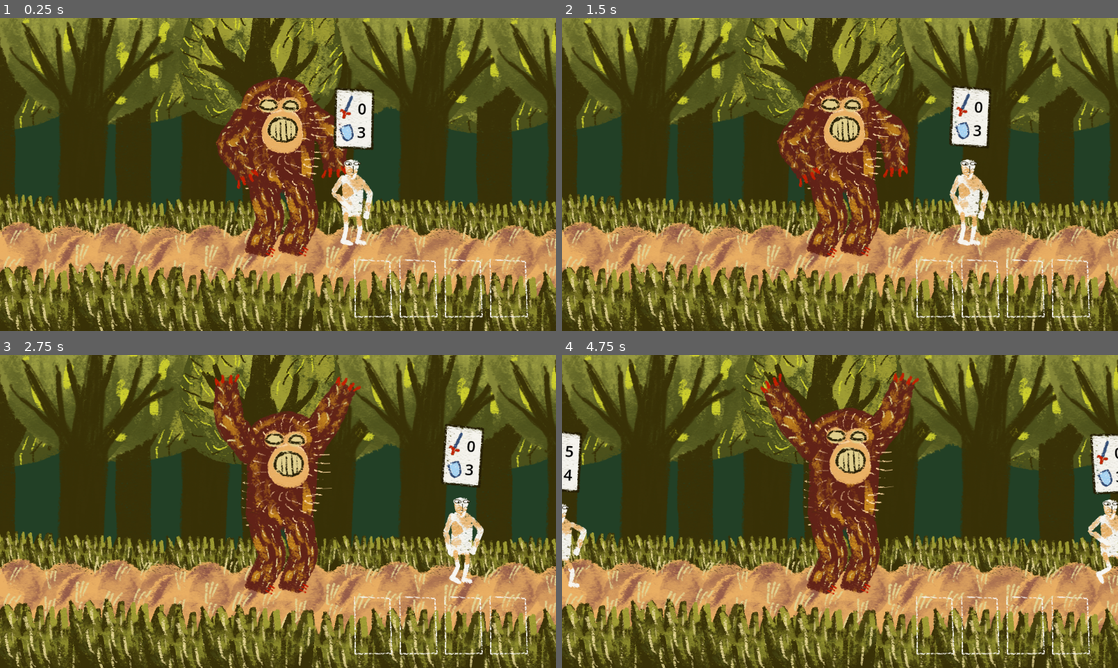
Above: before the commit, frames 1-4 (two rows, left to right).
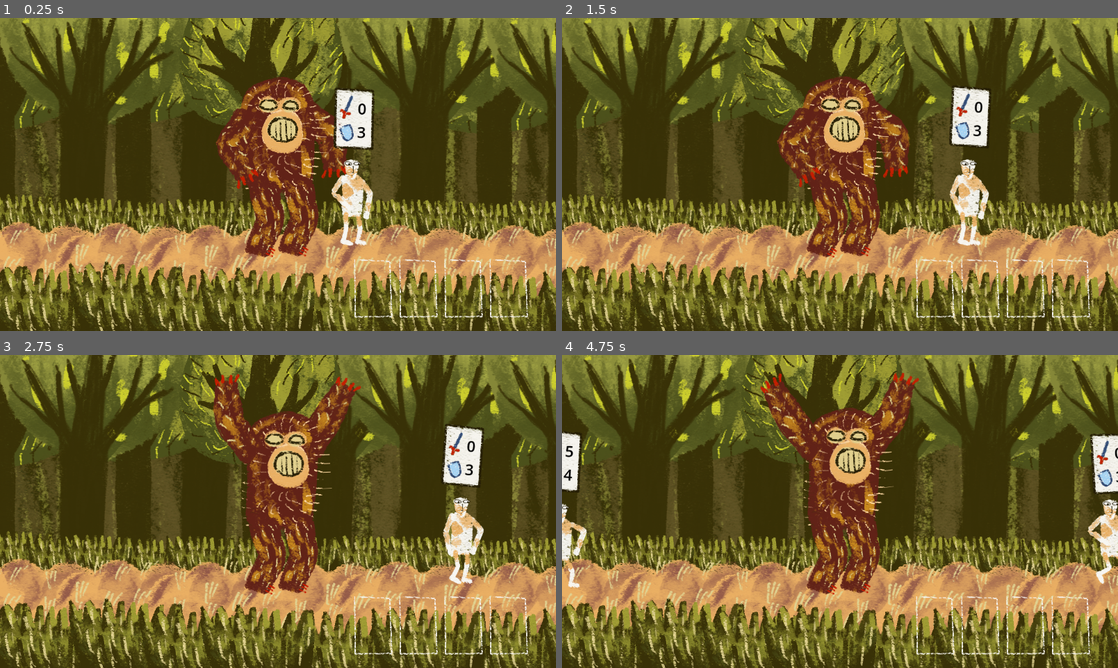
Above: after the commit, the same moments.

Repository: fguillen/The-Forest-Monster-and-the-Cards-Championship
Game: Godot game, scene res://testing/forest.tscn
Two runs of this game, one before a commit and one after it. Both use one fixed random seed, a clock stepped at 60 frames per second and the inputs below.
Inputs (mouse positions are in pixels of both pictures, inside the frame that each line leads up to):
- Up to frame 1 (0.25 s): no input
- Up to frame 2 (1.5 s): tap Enter (ui_accept) at 0.5, 0.77 s; move the mouse to (962, 158) at 0.52 s; hold Right (ui_right) 0.53-1.28 s; click (962, 158) at 0.67 s; move the mouse to (728, 190) at 1.27 s; hold Down (ui_down) from 1.28 s (still down)
- Up to frame 3 (2.75 s): tap Enter (ui_accept) at 1.52 s; move the mouse to (333, 442) at 2.02 s; release Down (ui_down) at 2.03 s; hold Right (ui_right) from 2.03 s (still down)
- Up to frame 4 (4.75 s): move the mouse to (812, 574) at 2.77 s; release Right (ui_right) at 2.78 s; hold Up (ui_up) 2.78-3.53 s; click (812, 574) at 2.92 s; tap Enter (ui_accept) at 3.02, 3.77, 4.52 s; move the mouse to (1006, 558) at 3.52 s; hold Left (ui_left) from 3.53 s (still down); move the mouse to (673, 464) at 4.27 s

The runs differ from the first frame. In frame 1, 8.7% of the frame differs, in the area x 1-99%, y 28-63%; in frame 2, 9.0%; in frame 3, 8.9%; in frame 4, 9.1%, in the area x 2-99%, y 28-63%.

Commit message:
Forest backgound

Diff:
--- a/testing/forest.tscn
+++ b/testing/forest.tscn
@@ -1,6 +1,7 @@
-[gd_scene load_steps=11 format=3 uid="uid://dl1vhd3qoyhn5"]
+[gd_scene load_steps=12 format=3 uid="uid://dl1vhd3qoyhn5"]
 
 [ext_resource type="Texture2D" uid="uid://dma22u16xh2fi" path="res://tree_02.png" id="1_j0wnd"]
+[ext_resource type="Texture2D" uid="uid://ut88doou417q" path="res://assets/forest_background.png" id="1_lvy1g"]
 [ext_resource type="Texture2D" uid="uid://danbq0lrdd76p" path="res://tree_01.png" id="2_1j75x"]
 [ext_resource type="Texture2D" uid="uid://dq0q7liy88ihf" path="res://bush_01.png" id="3_mcu4g"]
 [ext_resource type="Texture2D" uid="uid://bc0shb4yt2nlp" path="res://road.png" id="4_jwmf3"]
@@ -16,6 +17,10 @@
 [node name="Forest" type="Node2D"]
 position = Vector2(311, 143)
 
+[node name="Sprite2D" type="Sprite2D" parent="."]
+position = Vector2(516, 169)
+texture = ExtResource("1_lvy1g")
+
 [node name="Trees" type="Node2D" parent="."]
 
 [node name="Tree02" type="Sprite2D" parent="Trees"]
Binary file added: assets/forest_background.png
Not shown, added: assets/forest_background.png.import
Not shown, added: assets/forest_background.png~
